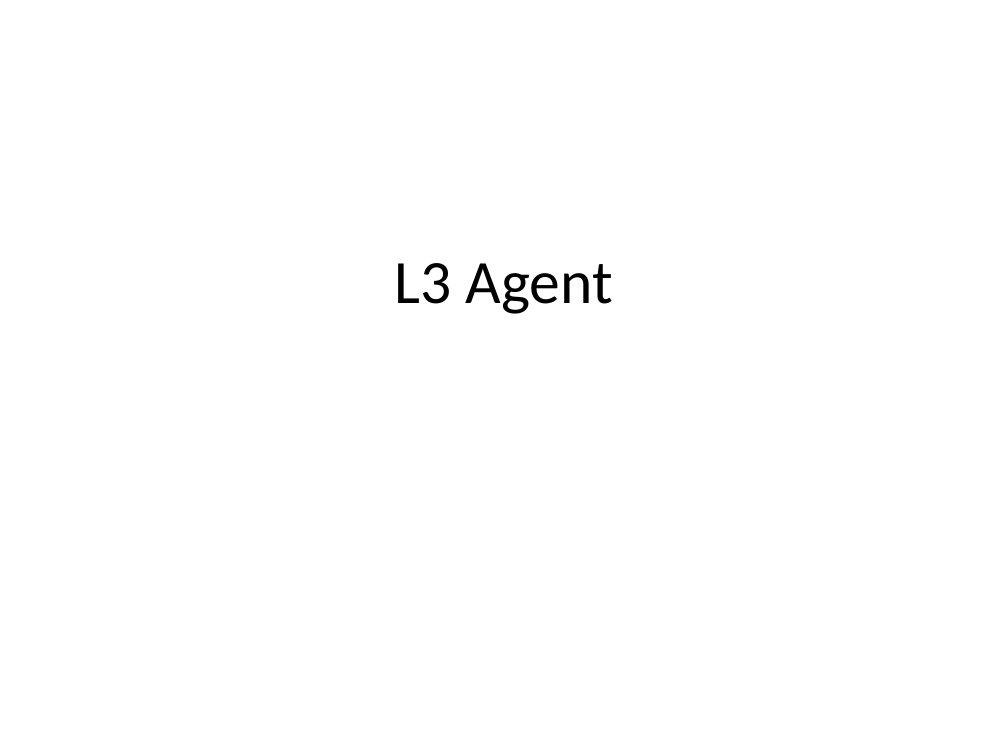
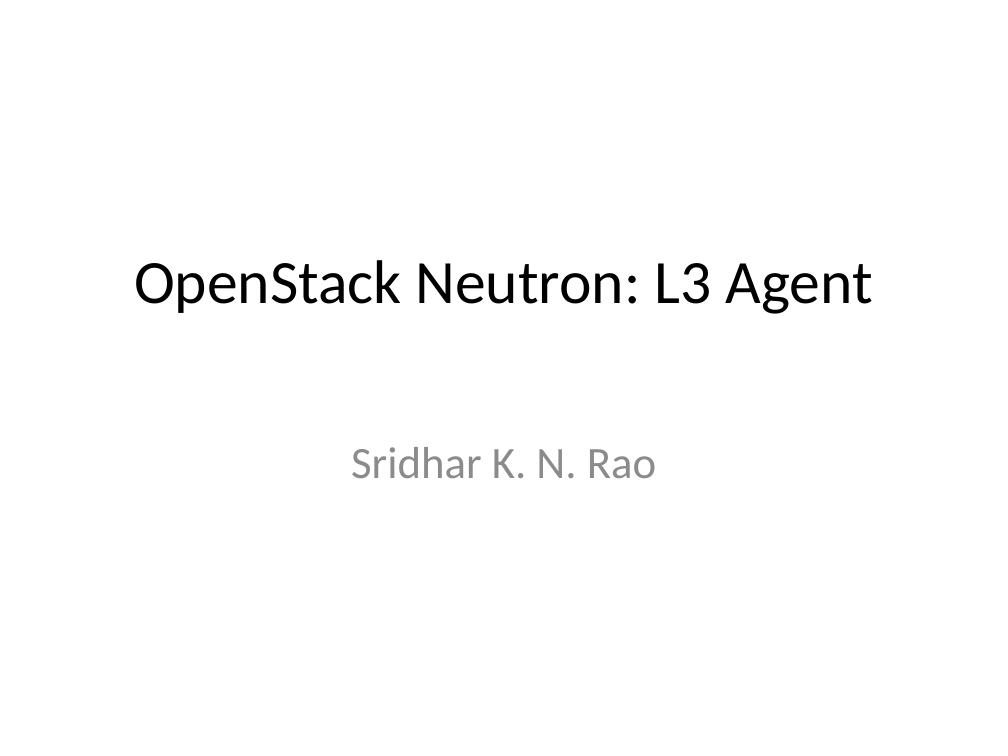
Before and after one commit to sknrao/openstack-neutron-revengg, a slide deck: slide 1 of OS-Neutron-L3.pptx. Drawn at 1008x756 pixels with LibreOffice and Linux fonts; fonts in the diff are those of the drawing. Boxes give left, top, right and bottom in pixels: in the first picture for what was removed or moved away, otherwise in the second. Text is boxed around its words. In the diff, an @@ line names an element or a change of style, - is before the commit and + after.

```diff
--- a/OS-Neutron-L3.pptx
+++ b/OS-Neutron-L3.pptx
@@ title at box(134, 260, 873, 314): text changed @@
-L3 Agent
+OpenStack Neutron: L3 Agent
@@ subtitle added at box(351, 447, 656, 478), 32 pt, text #8C8C8C @@
+Sridhar K. N. Rao
```
Also in this commit, not shown: 8 other files.
